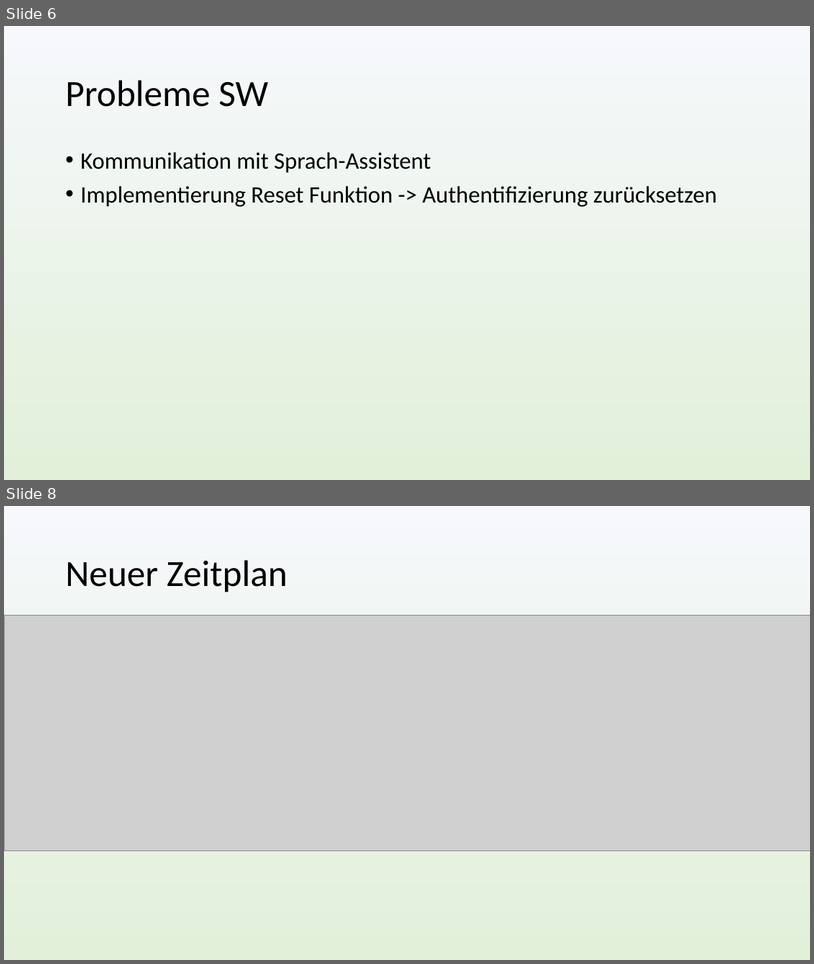
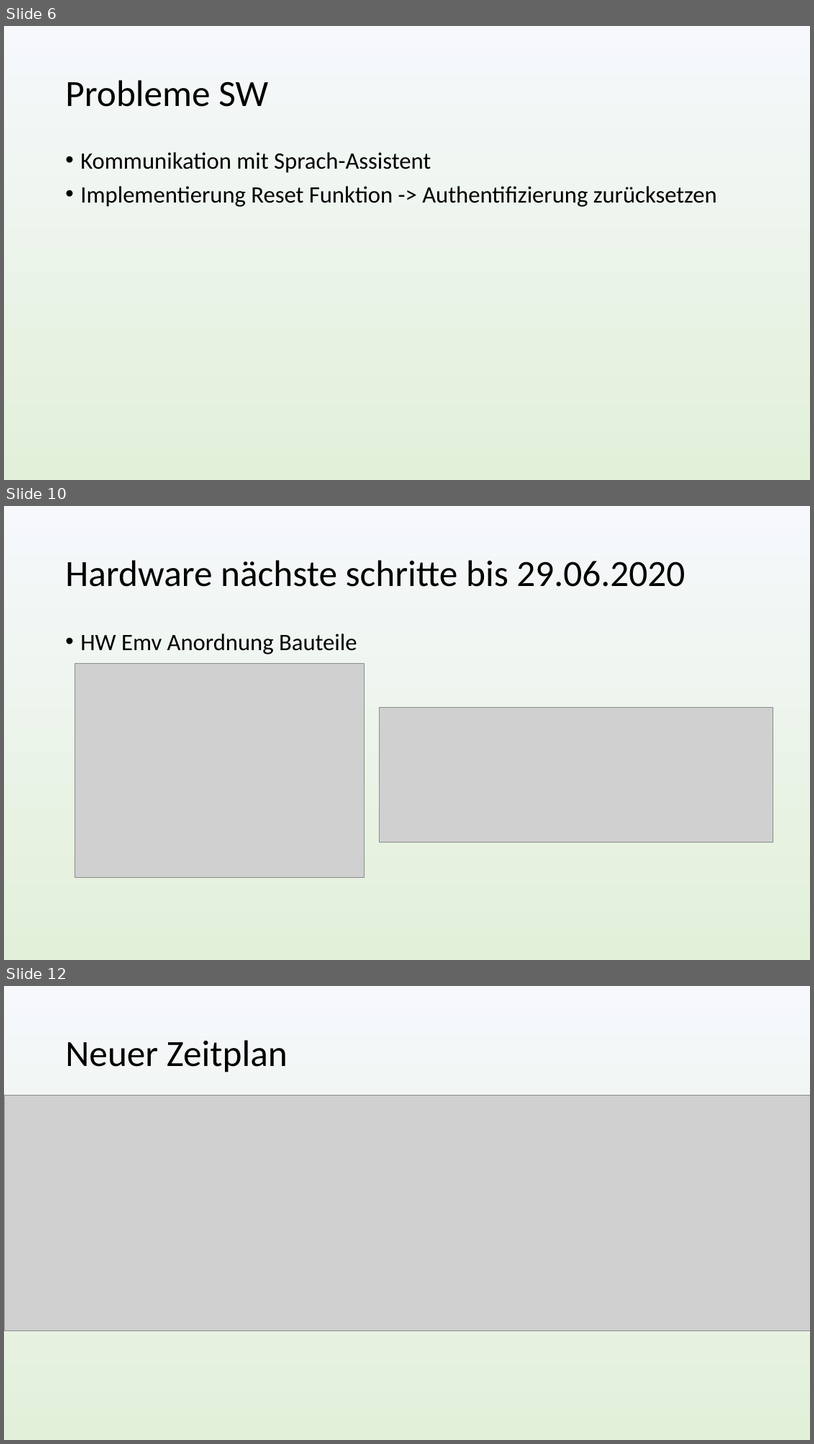
Before and after one commit to nussinussi/Projekt6Thesis, a slide deck: Präsentation/Zwischenpräsi.pptx. Shown one above the other, each under a label of ours: slides 6 and 8 before the commit, slides 6, 10 and 12 after it; the slides between them are not shown. The pictures are 814x964 and 814x1444 pixels, drawn with LibreOffice and Linux fonts; fonts in the diff are those of the drawing; grey boxes stand for pictures. Boxes give left, top, right and bottom in pixels: in the first picture for what was removed or moved away, otherwise in the second. Text is boxed around its words. In the diff, an @@ line names an element or a change of style, - is before the commit and + after.

```diff
--- a/Präsentation/Zwischenpräsi.pptx
+++ b/Präsentation/Zwischenpräsi.pptx
@@ slide 10 added at bbox=[4, 506, 810, 960], background gradient #F6F8FC to #E2F0D9 @@
@@ title added at bbox=[65, 560, 685, 587], 44 pt, text #000000 @@
+Hardware nächste schritte bis 29.06.2020
@@ text added at bbox=[80, 633, 358, 654], 28 pt, text #000000 @@
+• HW Emv Anordnung Bauteile
@@ picture added at bbox=[75, 663, 365, 878] @@
@@ picture added at bbox=[380, 707, 774, 842] @@
@@ what was slide 8 is now slide 12 @@
```
Also in this commit, not shown: 1 slide changed, 3 other slides added, 1 other file.
